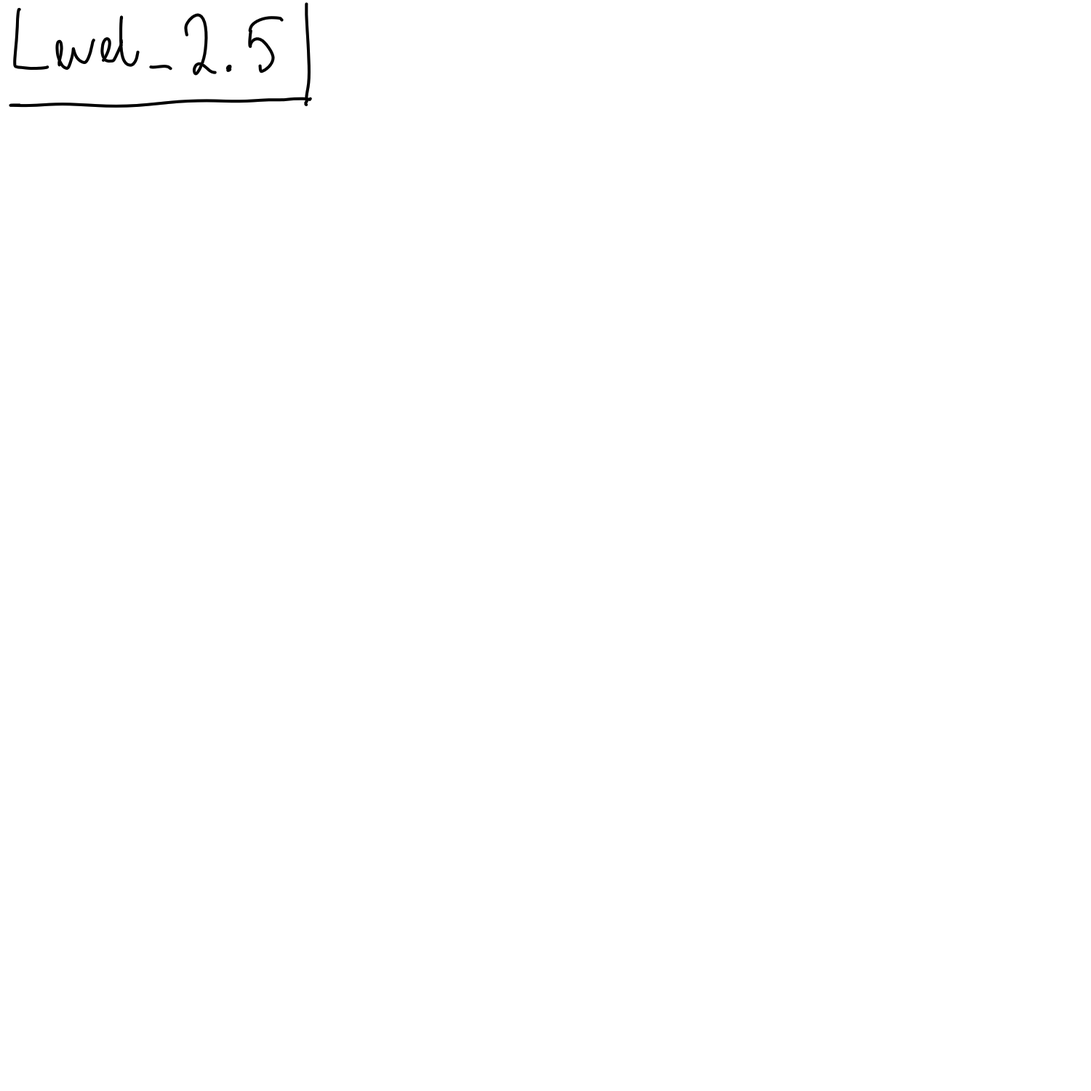
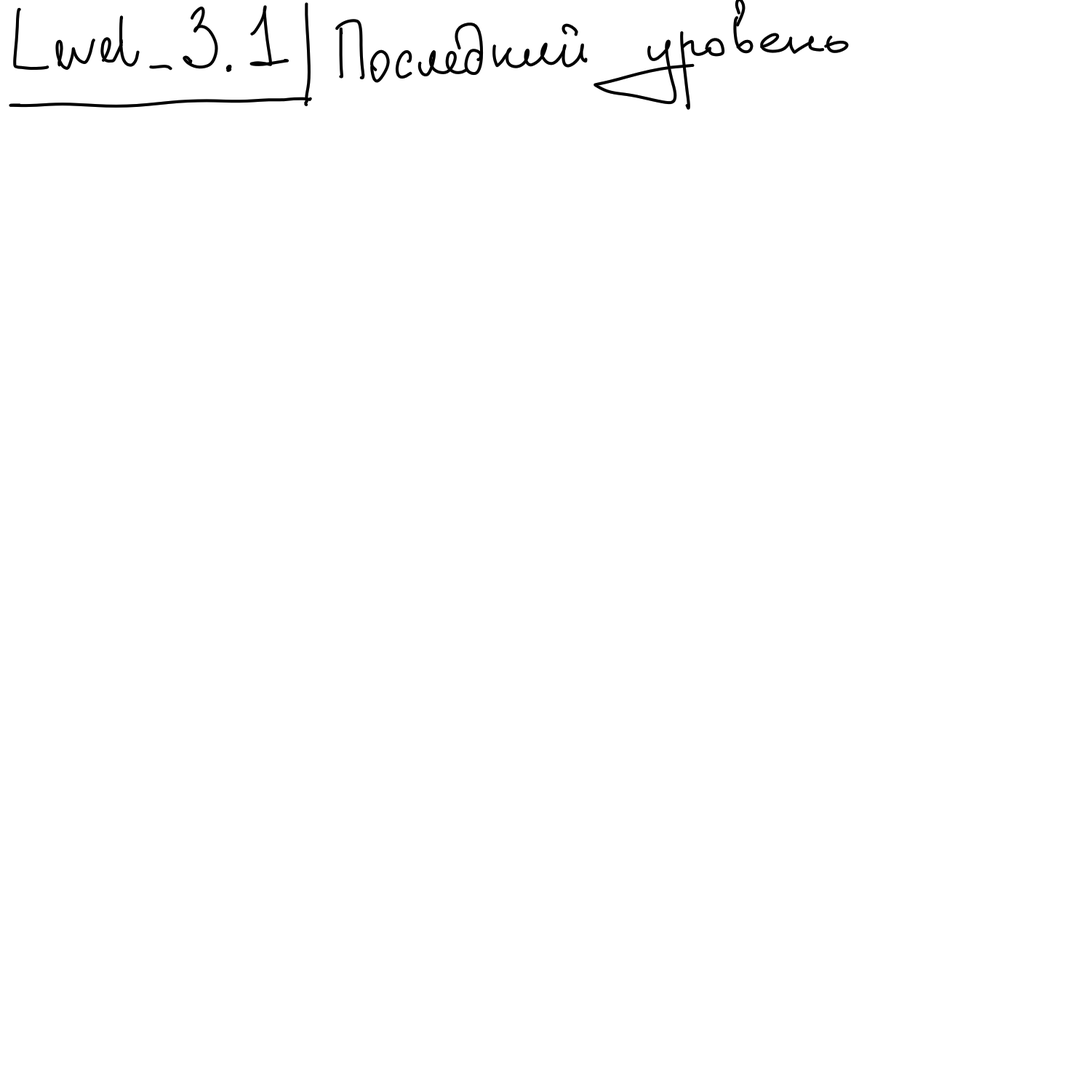
The second 1091 × 1091 image is a revision of the first. Changes to its layers:
painted on "Paint Layer 10" over box(182, 0, 850, 110)
